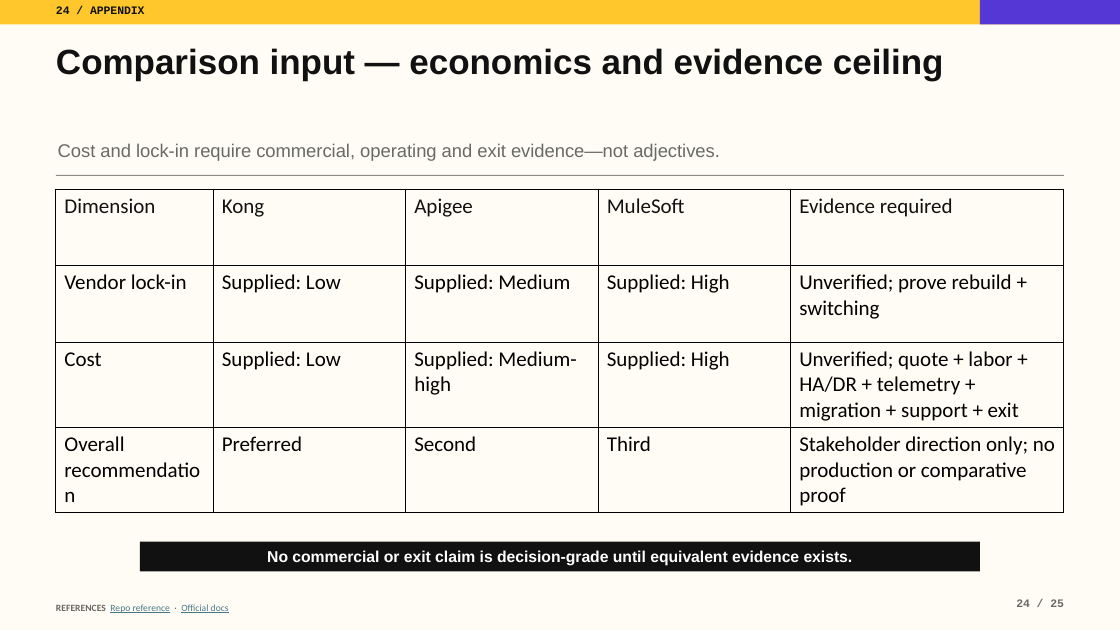
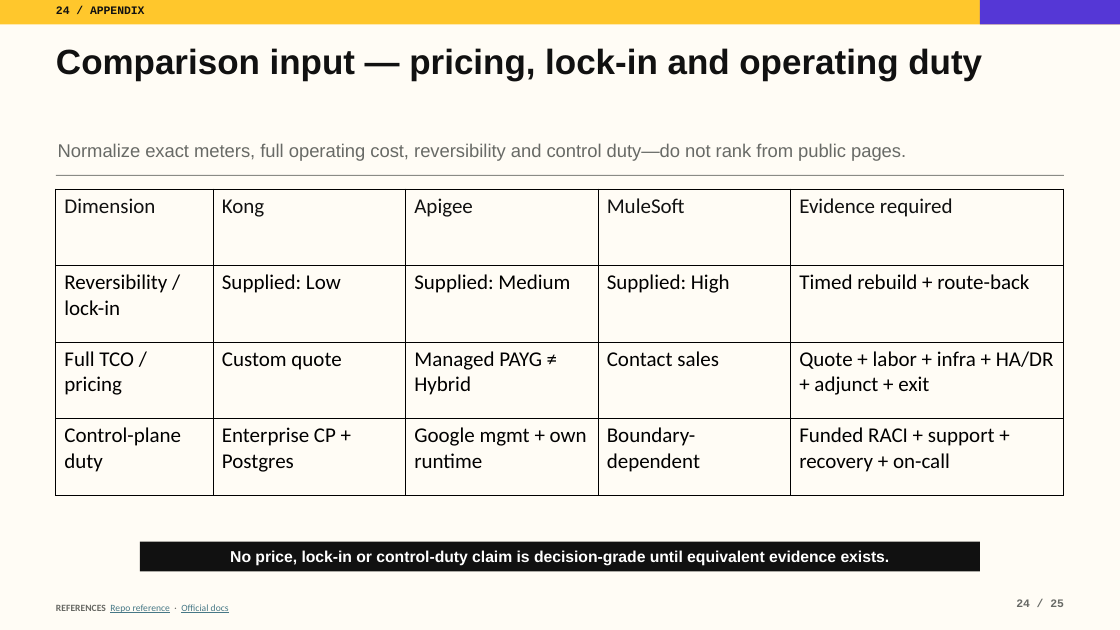
Before and after one commit to tomqwu/apim, a slide deck: slide 24 of presentations/kong-platform-journey-guided.pptx. Drawn at 1120x630 pixels with LibreOffice and Linux fonts; fonts in the diff are those of the drawing. Boxes give left, top, right and bottom in pixels: in the first picture for what was removed or moved away, otherwise in the second. Text is boxed around its words. In the diff, an @@ line names an element or a change of style, - is before the commit and + after.

Commit message:
Expand Kong evaluation assurance and migration evidence (#15)

```diff
--- a/presentations/kong-platform-journey-guided.pptx
+++ b/presentations/kong-platform-journey-guided.pptx
@@ text at <box>56,48,982,81</box>: text changed @@
-Comparison input — economics and evidence ceiling
+Comparison input — pricing, lock-in and operating duty
@@ text at <box>58,143,906,161</box>: text changed @@
-Cost and lock-in require commercial, operating and exit evidence—not adjectives.
+Normalize exact meters, full operating cost, reversibility and control duty—do not rank from public pages.
@@ table at <box>56,189,1065,496</box> @@
-row 2, column 1: Vendor lock-in
+row 2, column 1: Reversibility / lock-in
-row 2, column 5: Unverified; prove rebuild + switching
+row 2, column 5: Timed rebuild + route-back
-row 3: Cost | Supplied: Low | Supplied: Medium-high | Supplied: High | Unverified; quote + labor + HA/DR + telemetry + migration + support + exit
+row 3: Full TCO / pricing | Custom quote | Managed PAYG ≠ Hybrid | Contact sales | Quote + labor + infra + HA/DR + adjunct + exit
-row 4: Overall recommendation | Preferred | Second | Third | Stakeholder direction only; no production or comparative proof
+row 4: Control-plane duty | Enterprise CP + Postgres | Google mgmt + own runtime | Boundary-dependent | Funded RACI + support + recovery + on-call
@@ text at <box>230,550,890,566</box>: text changed @@
-No commercial or exit claim is decision-grade until equivalent evidence exists.
+No price, lock-in or control-duty claim is decision-grade until equivalent evidence exists.
```
Also in this commit, not shown: 9 other slides changed, 22 other files.
